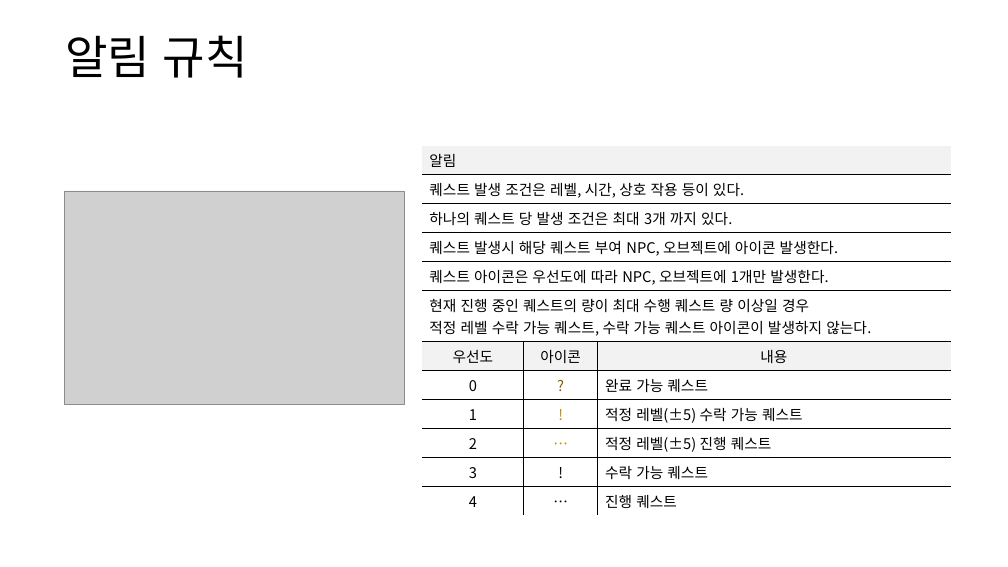
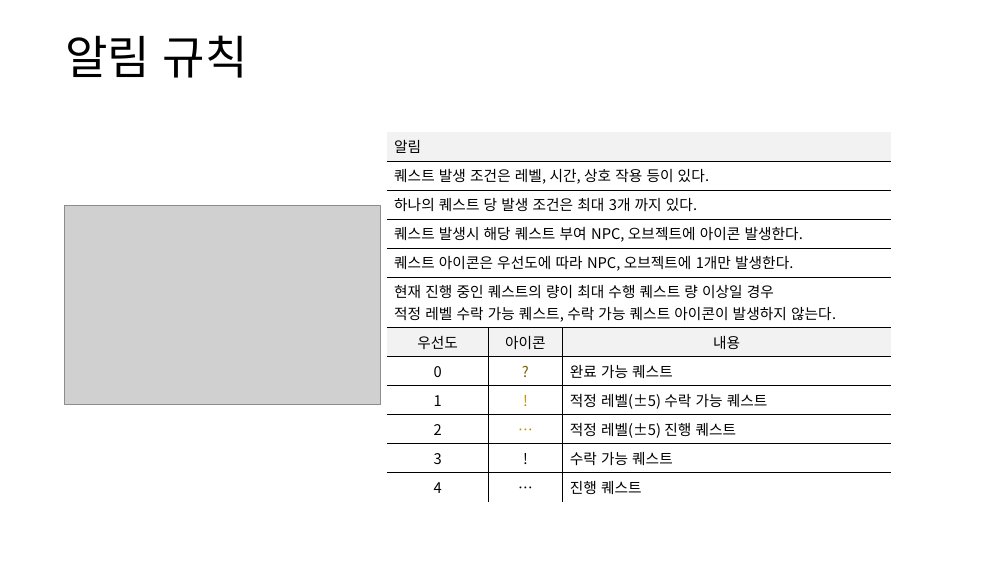
Before and after one commit to yjk0401/unityenginebasic_9th, a slide deck: slide 7 of 기획/방랑엽사전/퀘스트 시스템 기획서.pptx. Drawn at 1008x567 pixels with LibreOffice and Linux fonts; fonts in the diff are those of the drawing; grey boxes stand for pictures. Boxes give left, top, right and bottom in pixels: in the first picture for what was removed or moved away, otherwise in the second. Text is boxed around its words. In the diff, an @@ line names an element or a change of style, - is before the commit and + after.

```diff
--- a/기획/방랑엽사전/퀘스트 시스템 기획서.pptx
+++ b/기획/방랑엽사전/퀘스트 시스템 기획서.pptx
@@ table: place and size @@
-table at (422, 146, 951, 512)
+table at (386, 132, 891, 498)
@@ picture: place and size @@
-picture at (65, 191, 405, 405)
+picture at (65, 206, 381, 405)
```
Also in this commit, not shown: 4 other slides changed, 1 slide added, 3 other files.
